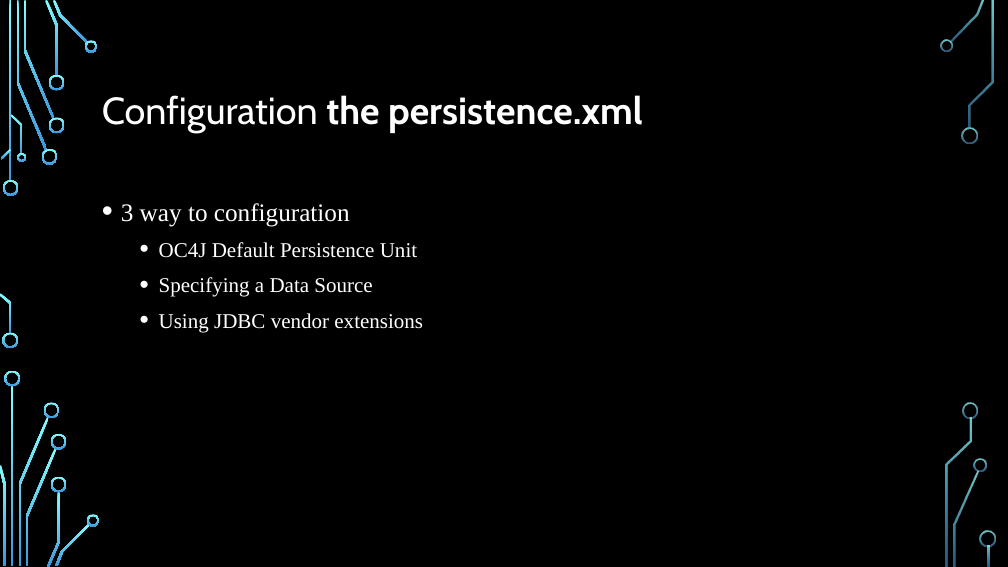
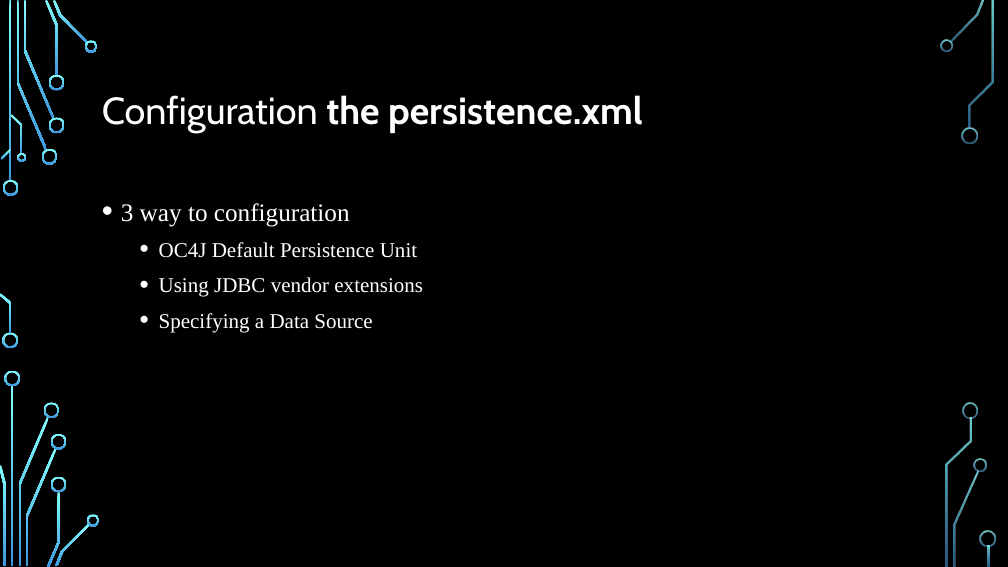
Before and after one commit to sanhdieux1/CodeWars, a slide deck: slide 4 of jpa-example/Sharing (JPA).pptx. Drawn at 1008x567 pixels with LibreOffice and Linux fonts; fonts in the diff are those of the drawing; background and template pictures are left out. Boxes give left, top, right and bottom in pixels: in the first picture for what was removed or moved away, otherwise in the second. Text is boxed around its words. In the diff, an @@ line names an element or a change of style, - is before the commit and + after.

```diff
--- a/jpa-example/Sharing (JPA).pptx
+++ b/jpa-example/Sharing (JPA).pptx
@@ text at (x1=159, y1=277, x2=423, y2=297): paragraph added @@
+  • Using JDBC vendor extensions
@@ text at (x1=159, y1=313, x2=423, y2=333): paragraph removed @@
-  • Using JDBC vendor extensions
```
Also in this commit, not shown: 3 other slides changed, 56 other files.
